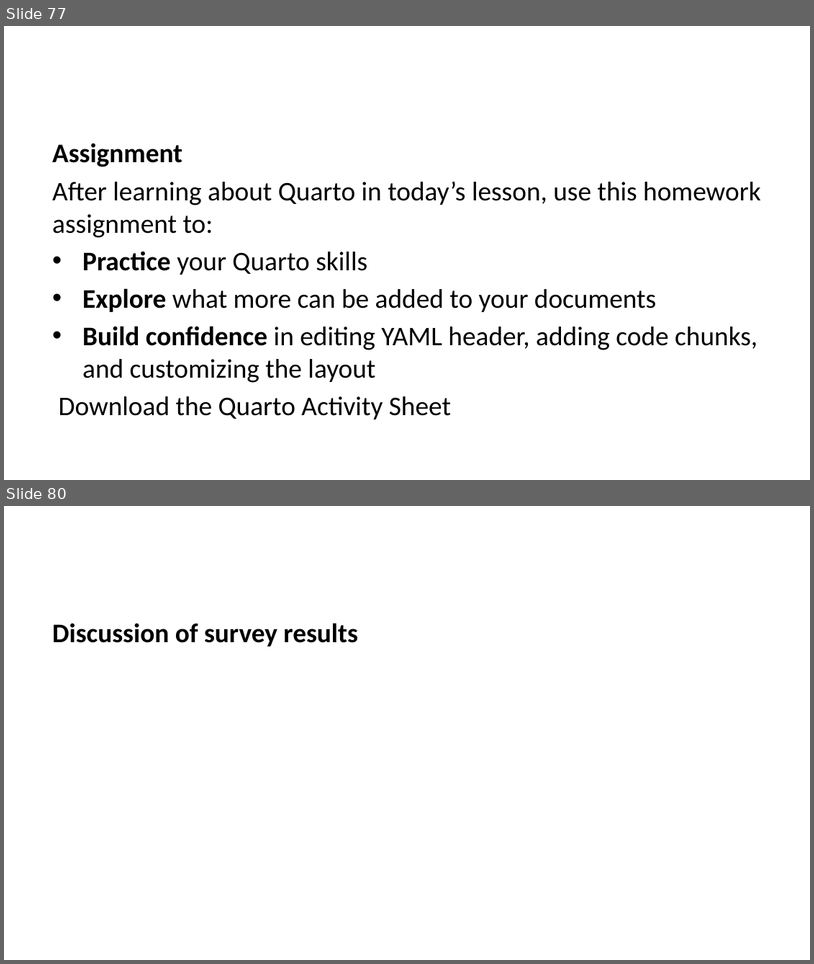
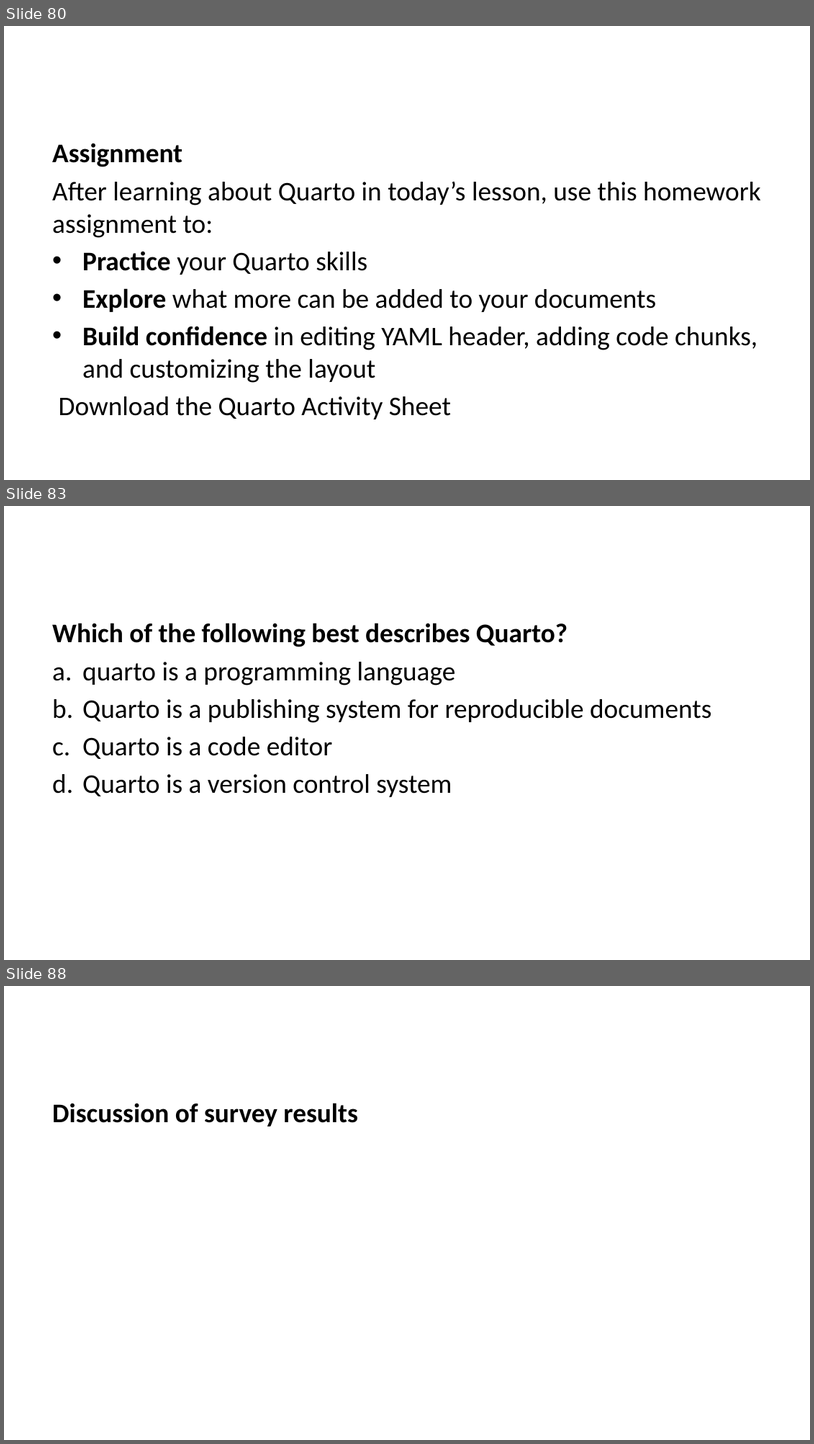
Before and after one commit to lmu-osc/train-the-trainer-student-track-OS, a slide deck: materials/OS-M3/OS-M3-S6-Quarto/OS-M3-S6-Quarto-slides.pptx. Shown one above the other, each under a label of ours: slides 77 and 80 before the commit, slides 80, 83 and 88 after it; the slides between them are not shown. The pictures are 814x964 and 814x1444 pixels, drawn with LibreOffice and Linux fonts; fonts in the diff are those of the drawing. Boxes give left, top, right and bottom in pixels: in the first picture for what was removed or moved away, otherwise in the second. Text is boxed around its words. In the diff, an @@ line names an element or a change of style, - is before the commit and + after.

```diff
--- a/materials/OS-M3/OS-M3-S6-Quarto/OS-M3-S6-Quarto-slides.pptx
+++ b/materials/OS-M3/OS-M3-S6-Quarto/OS-M3-S6-Quarto-slides.pptx
@@ slide 83 added at box(4, 506, 810, 960), background #FFFFFF @@
@@ text added at box(52, 623, 712, 797), 24 pt, text #000000 @@
+Which of the following best describes Quarto?
+a. quarto is a programming language
+b. Quarto is a publishing system for reproducible documents
+c. Quarto is a code editor
+d. Quarto is a version control system
@@ what was slide 77 is now slide 80 @@
@@ what was slide 80 is now slide 88 @@
```
Also in this commit, not shown: 5 slides changed, 11 other slides added, 5 slides removed, 30 other files.
